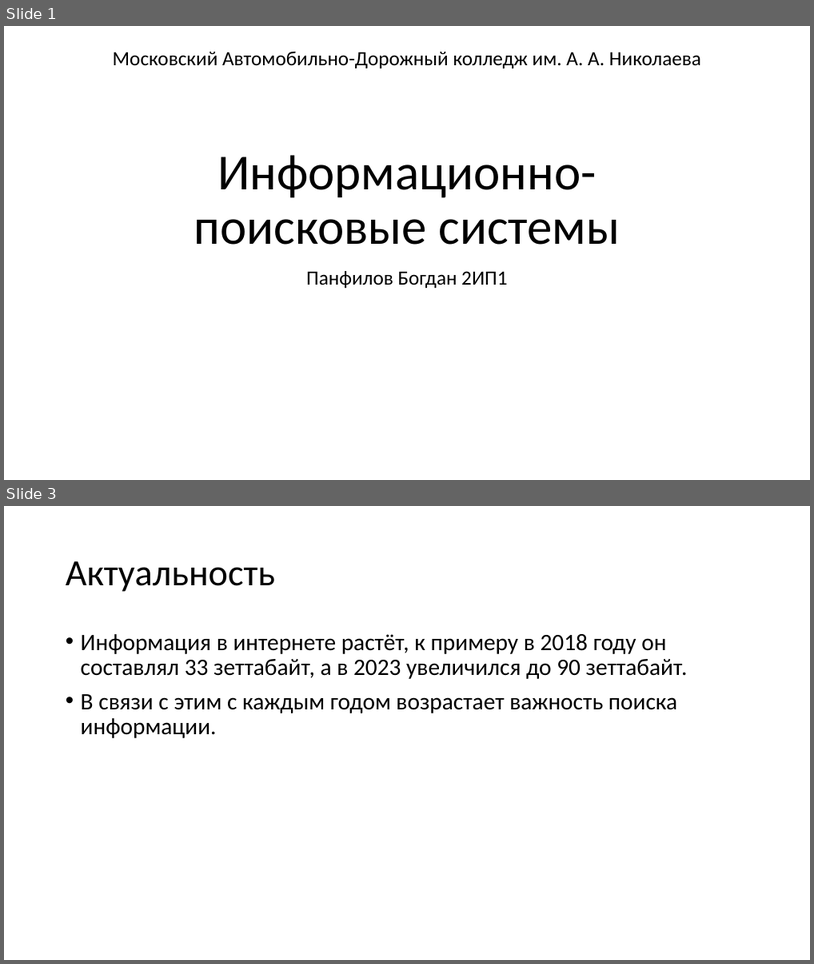
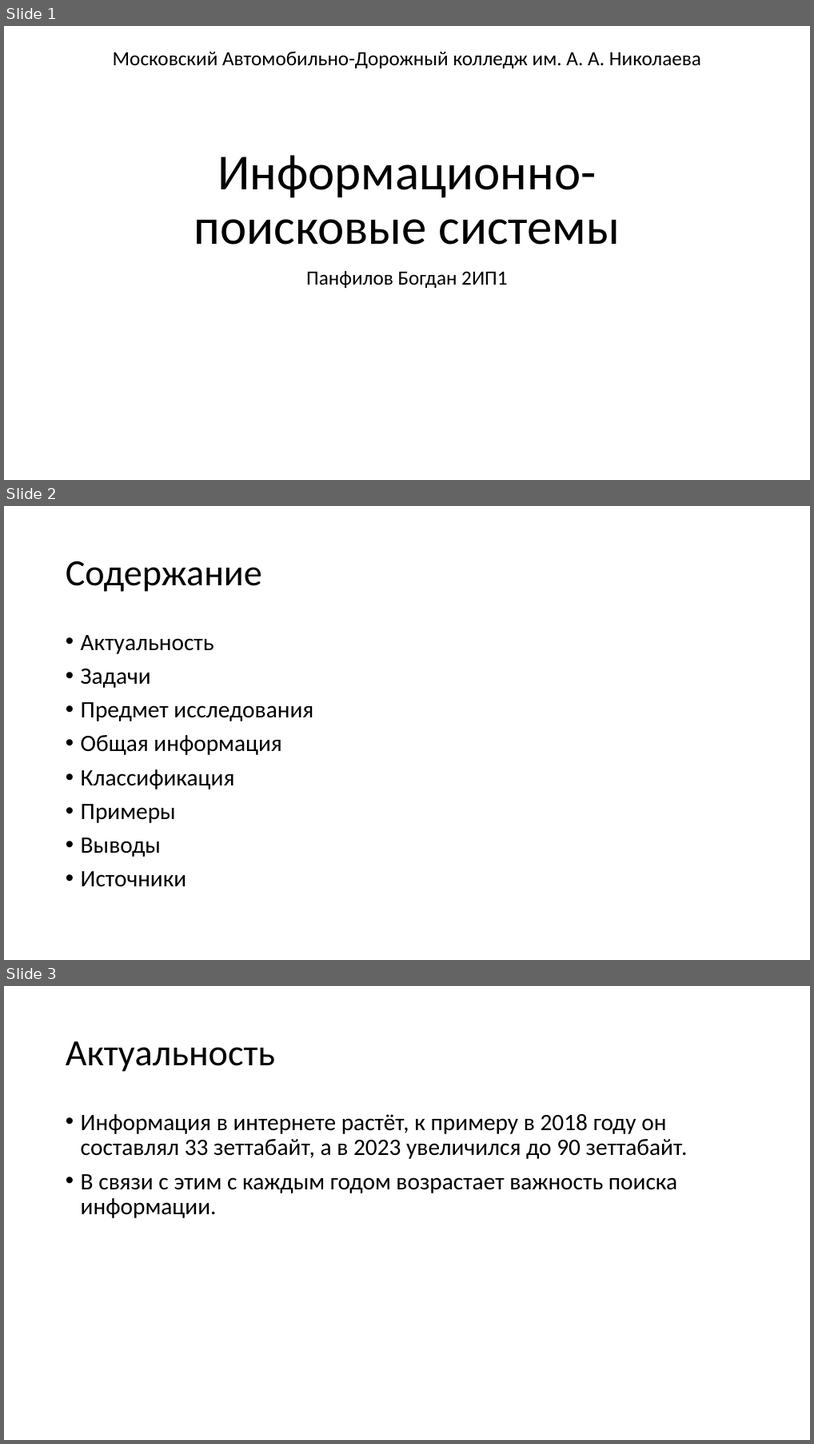
Before and after one commit to ZXTgbh/Laboratornaya-, a slide deck: pr_1.pptx. Shown one above the other, each under a label of ours: slides 1 and 3 before the commit, slides 1, 2 and 3 after it; the slides between them are not shown. The pictures are 814x964 and 814x1444 pixels, drawn with LibreOffice and Linux fonts; fonts in the diff are those of the drawing. Boxes give left, top, right and bottom in pixels: in the first picture for what was removed or moved away, otherwise in the second. Text is boxed around its words. In the diff, an @@ line names an element or a change of style, - is before the commit and + after.

```diff
--- a/pr_1.pptx
+++ b/pr_1.pptx
@@ slide 2 added at [4,506,810,960], background #FFFFFF @@
@@ title added at [66,561,262,592], 44 pt, text #000000 @@
+Содержание
@@ text added at [81,635,314,887], 28 pt, text #000000 @@
+• Актуальность
+• Задачи
+• Предмет исследования
+• Общая информация
+• Классификация
+• Примеры
+• Выводы
+• Источники
```
Also in this commit, not shown: 2 slides changed, 9 other slides added, 5 slides removed.
